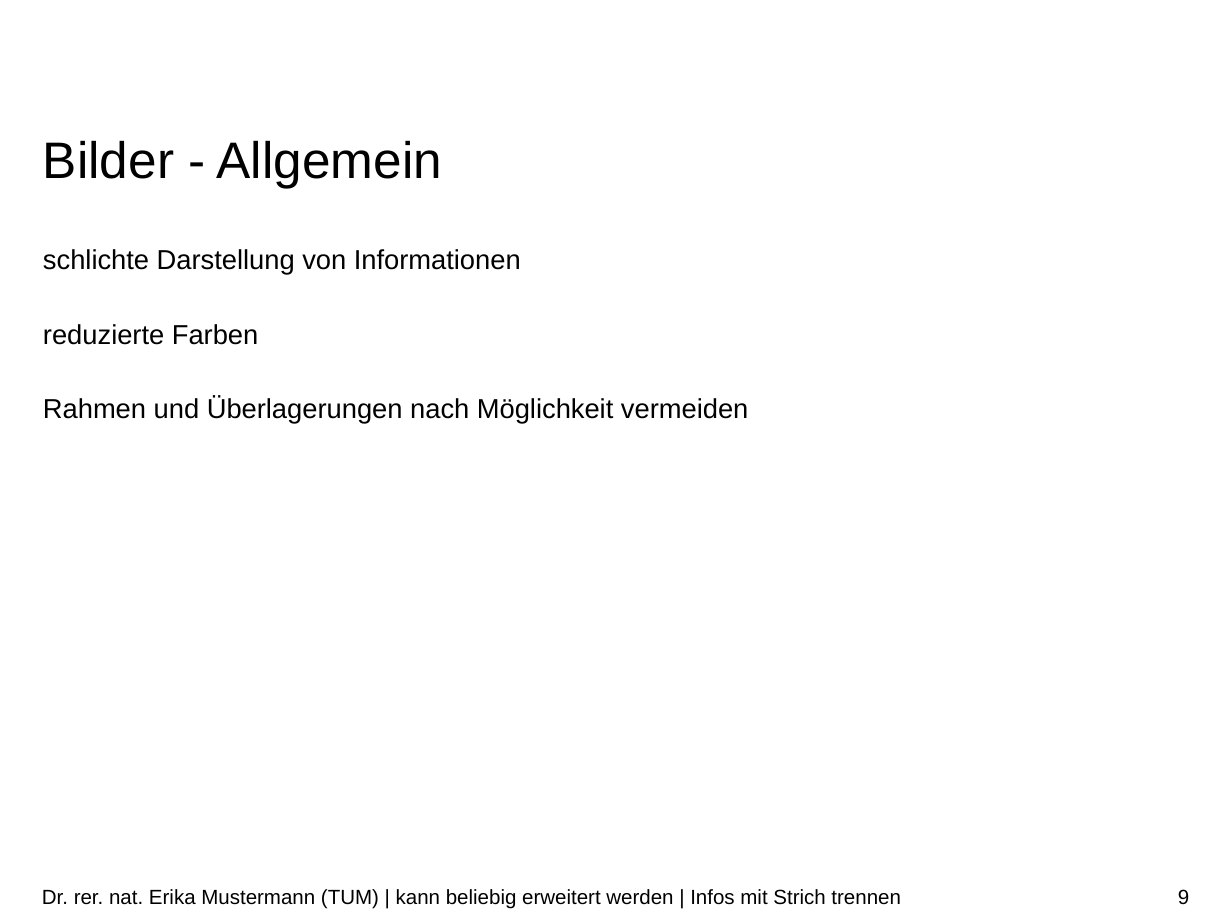
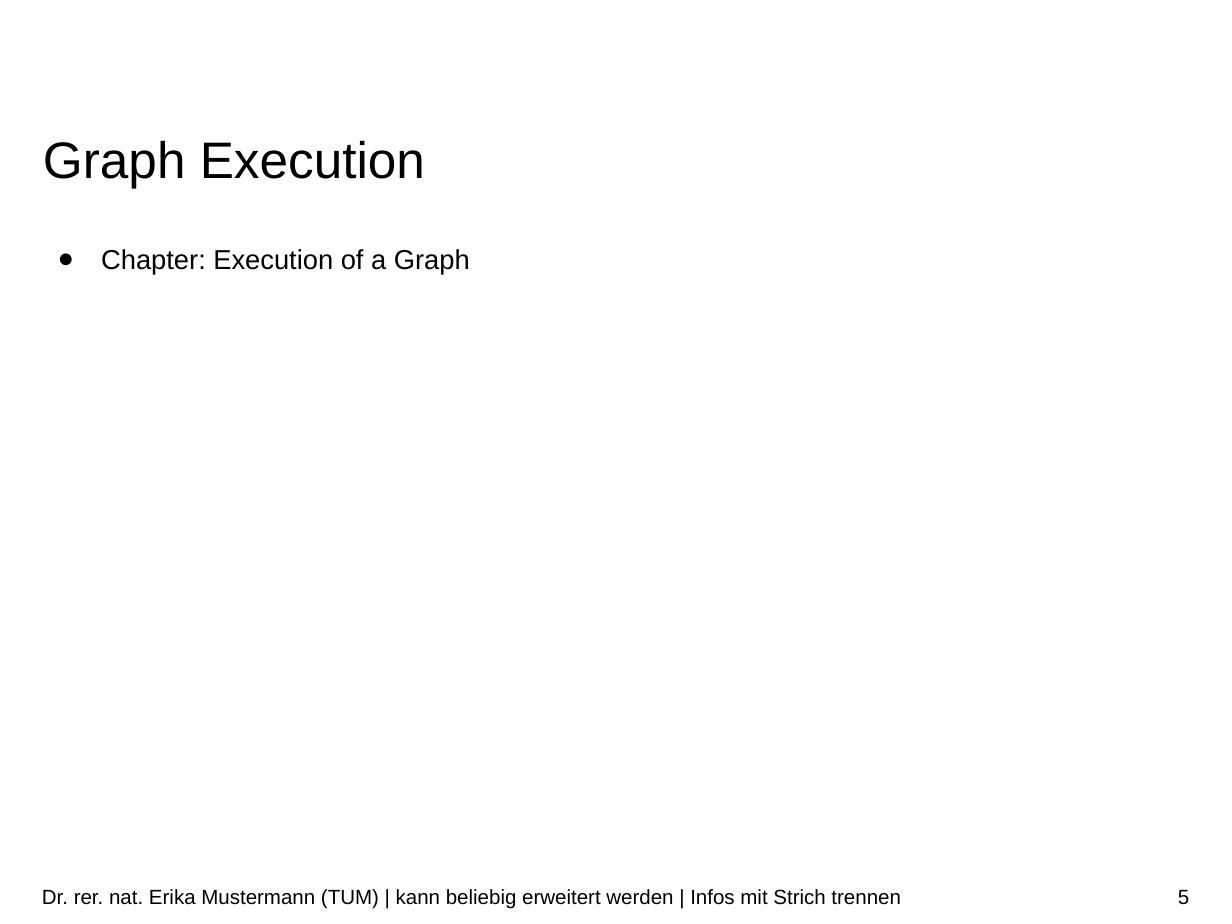
Before and after one commit to ekm01/EPHPC, a slide deck: slide 5 of Presentation/EPHPC_Presentation.odp (slide 9 before the commit). Drawn at 1232x924 pixels with LibreOffice and Linux fonts; fonts in the diff are those of the drawing; background and template pictures are left out. Boxes give left, top, right and bottom in pixels: in the first picture for what was removed or moved away, otherwise in the second. Text is boxed around its words. In the diff, an @@ line names an element or a change of style, - is before the commit and + after.

```diff
--- a/Presentation/EPHPC_Presentation.odp
+++ b/Presentation/EPHPC_Presentation.odp
@@ title at [43, 140, 425, 188]: text changed @@
-Bilder - Allgemein
+Graph Execution
@@ text at [101, 249, 470, 275]: text changed @@
-schlichte Darstellung von Informationen
-reduzierte Farben
-Rahmen und Überlagerungen nach Möglichkeit vermeiden
+● Chapter: Execution of a Graph
@@ page number at [1178, 890, 1189, 905]: text changed @@
-9
+5
```
Also in this commit, not shown: 6 other slides changed, 12 slides removed, 1 other file.
